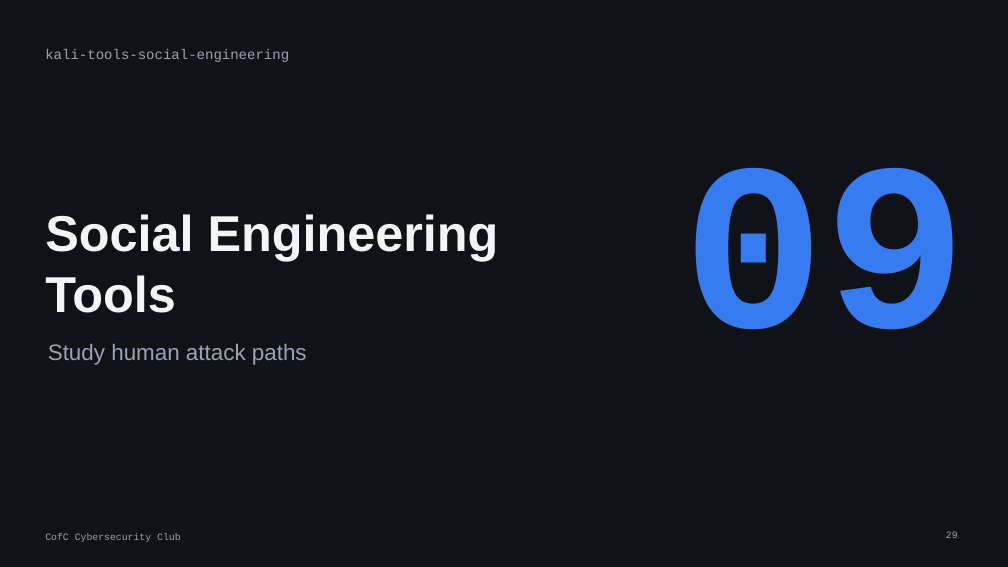
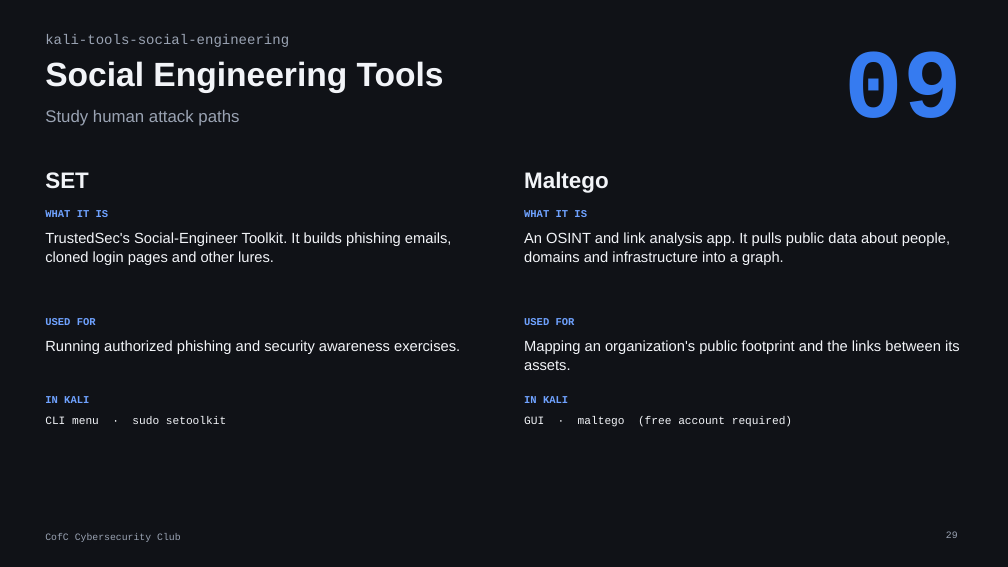
Before and after one commit to cofcsecurity/cofcsecurity.github.io, a slide deck: slide 29 of static/slides/22-kali-tools.pptx. Drawn at 1008x567 pixels with LibreOffice and Linux fonts; fonts in the diff are those of the drawing. Boxes give left, top, right and bottom in pixels: in the first picture for what was removed or moved away, otherwise in the second. Text is boxed around its words. In the diff, an @@ line names an element or a change of style, - is before the commit and + after.

Commit message:
Update Kali Linux Tools slides

```diff
--- a/static/slides/22-kali-tools.pptx
+++ b/static/slides/22-kali-tools.pptx
@@ text "09": place and size @@
-text "09" at (682,167,968,330)
+text "09" at (845,51,963,118)
@@ text "09" at (845,51,963,118): size 340 to 140 pt @@
@@ text "kali-tools-social-engineering": place and size @@
-text "kali-tools-social-engineering" at (45,49,289,62)
+text "kali-tools-social-engineering" at (45,34,289,47)
@@ text "Social Engineering Tools": place and size @@
-text "Social Engineering Tools" at (45,214,499,313)
+text "Social Engineering Tools" at (45,61,444,92)
@@ text "Social Engineering Tools" at (45,61,444,92): size 72 to 48 pt; vertical alignment bottom to top @@
@@ text "Study human attack paths": place and size @@
-text "Study human attack paths" at (48,344,307,365)
+text "Study human attack paths" at (45,110,239,126)
@@ text "Study human attack paths" at (45,110,239,126): size 32 to 24 pt @@
@@ text added at (45,172,89,189), 32 pt, text #F2F4F8, bold @@
+SET
@@ text added at (524,171,609,193), 32 pt, text #F2F4F8, bold @@
+Maltego
@@ text added at (45,210,109,217), 15 pt, text #6FA2FF, bold @@
+WHAT IT IS
@@ text added at (45,232,452,265), 21 pt, text #F2F4F8 @@
+TrustedSec's Social-Engineer Toolkit. It builds phishing emails, cloned login pages and other lures.
@@ text added at (524,210,587,217), 15 pt, text #6FA2FF, bold @@
+WHAT IT IS
@@ text added at (524,232,950,265), 21 pt, text #F2F4F8 @@
+An OSINT and link analysis app. It pulls public data about people, domains and infrastructure into a graph.
@@ text added at (45,318,96,325), 15 pt, text #6FA2FF, bold @@
+USED FOR
@@ text added at (524,318,575,325), 15 pt, text #6FA2FF, bold @@
+USED FOR
@@ text added at (45,340,460,354), 21 pt, text #F2F4F8 @@
+Running authorized phishing and security awareness exercises.
@@ text added at (524,340,960,370), 21 pt, text #F2F4F8 @@
+Mapping an organization's public footprint and the links between its assets.
@@ text added at (45,396,89,403), 15 pt, text #6FA2FF, bold @@
+IN KALI
@@ text added at (45,416,226,424), 16 pt, text #F2F4F8 @@
+CLI menu · sudo setoolkit
@@ text added at (524,396,568,403), 15 pt, text #6FA2FF, bold @@
+IN KALI
@@ text added at (524,416,792,427), 16 pt, text #F2F4F8 @@
+GUI · maltego (free account required)
```
Also in this commit, not shown: 14 other slides changed, 1 slide removed.
